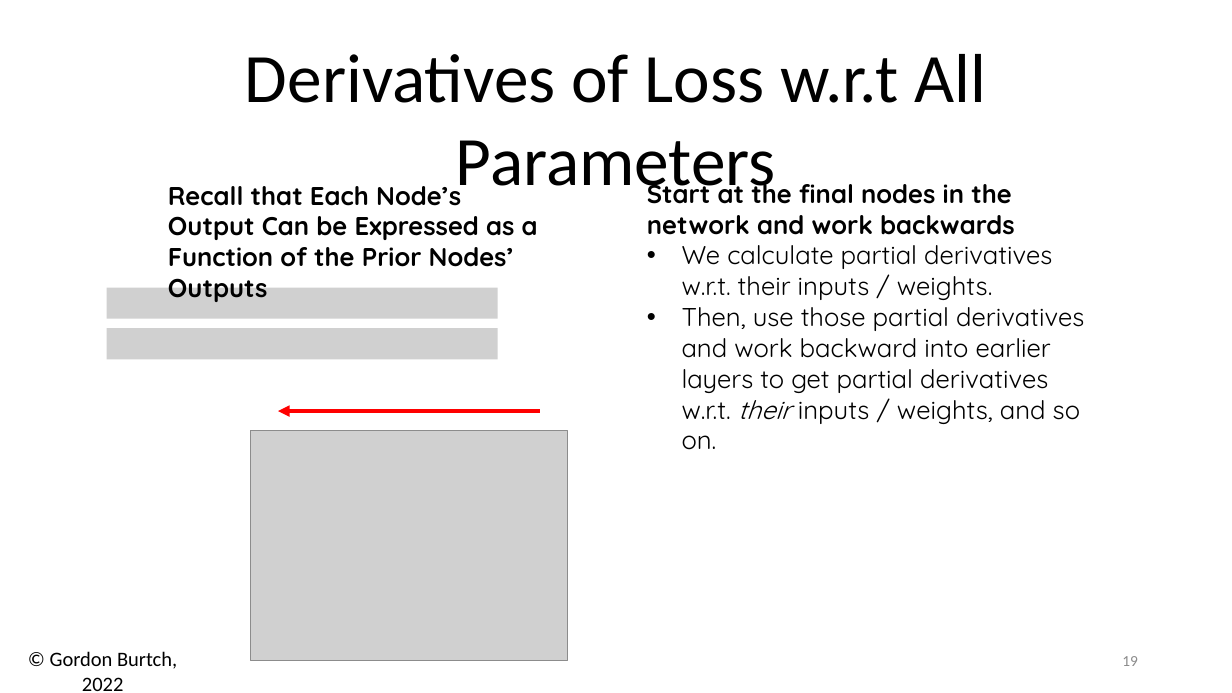
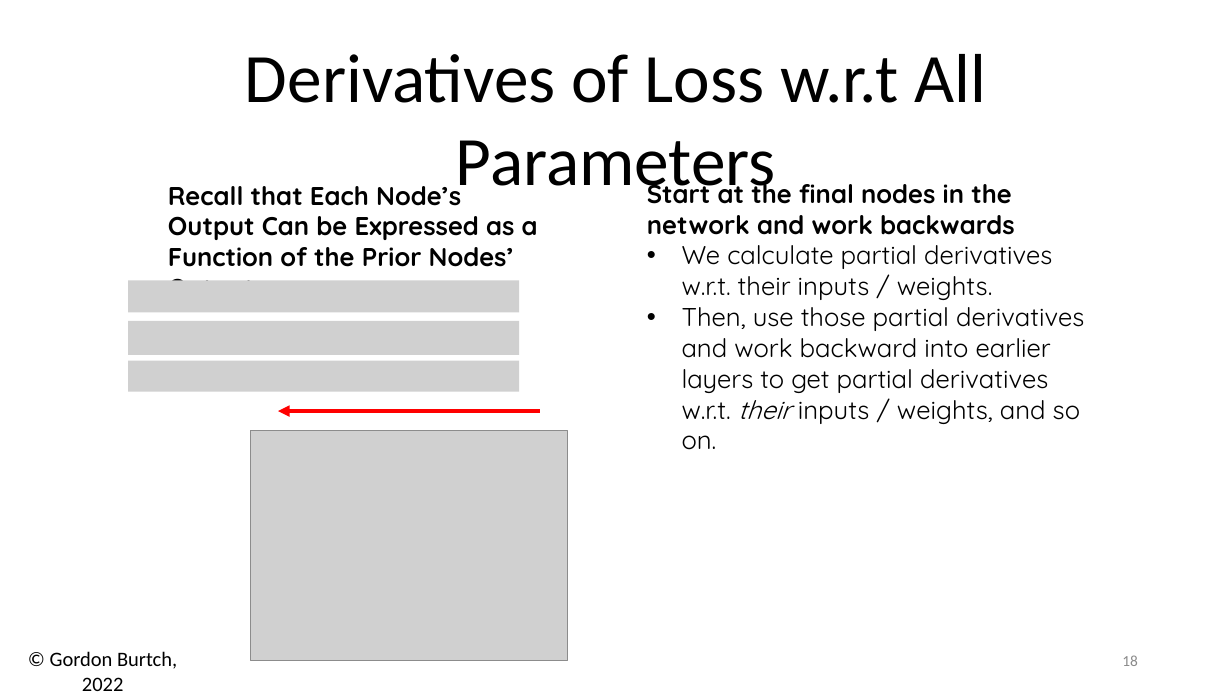
Before and after one commit to zizgao/BA865-2022, a slide deck: slide 18 of Week 2/02 - Math & Keras.pptx (slide 19 before the commit). Drawn at 1232x693 pixels with LibreOffice and Linux fonts; fonts in the diff are those of the drawing; grey boxes stand for pictures. Boxes give left, top, right and bottom in pixels: in the first picture for what was removed or moved away, otherwise in the second. Text is boxed around its words. In the diff, an @@ line names an element or a change of style, - is before the commit and + after.

```diff
--- a/Week 2/02 - Math & Keras.pptx
+++ b/Week 2/02 - Math & Keras.pptx
@@ picture: place and size @@
-picture at <box>106,287,497,319</box>
+picture at <box>128,280,519,312</box>
@@ picture: place and size @@
-picture at <box>106,328,497,360</box>
+picture at <box>128,321,519,355</box>
@@ picture added at <box>128,360,519,392</box> @@
@@ page number at <box>1122,655,1138,666</box>: text changed @@
-19
+18
```
Also in this commit, not shown: 2 other slides changed, 1 slide removed, 5 other files.
